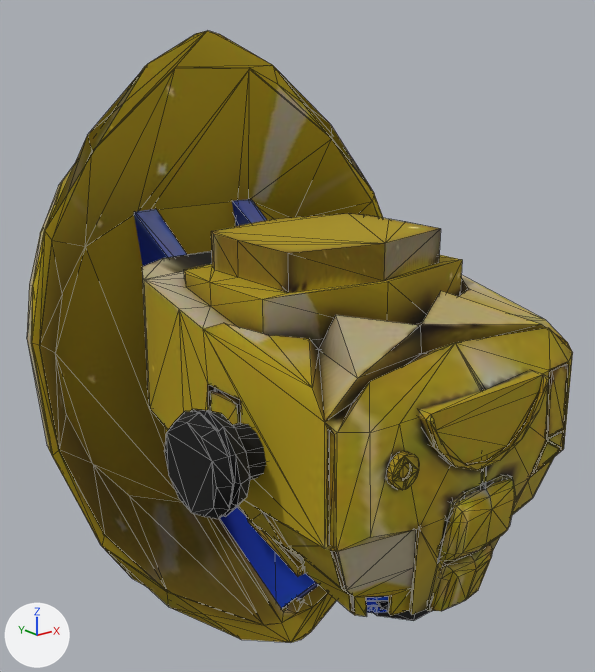
An edit to the glTF model public/3d/tank/S-27.glb, drawn before and after from the same camera.
Rendered twice from a 50 mm lens placed at (-1.91, -2.01, 2.54), pointed at (0.0, 0.38, 1.59). Lighting does not change. The marker at lower left points along +X, +Y and +Z. Mesh edges are drawn as thin lines. Vertices at the same position are counted once.

In view in the first picture: 'S-27'.
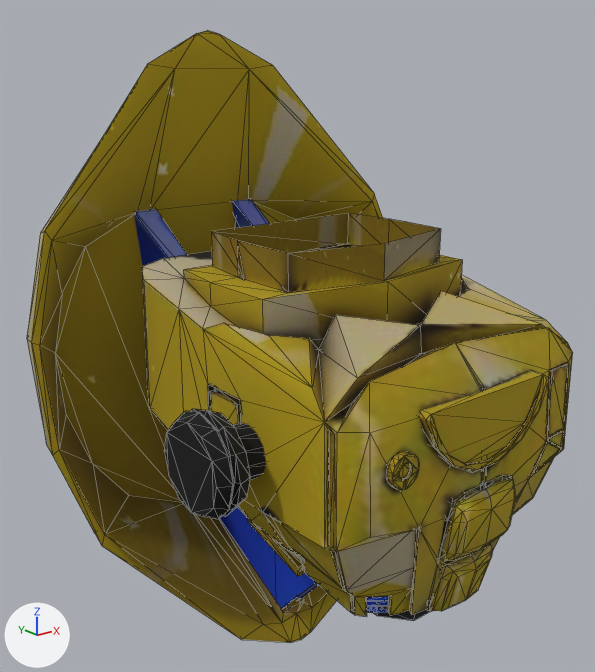
Location of each change, (x1, y1, x2, y2) in pixels of the pictures (595 x 672 px):
```json
{"part": 1, "of": "me_tank_chest_2_008", "change": "cut back", "before": [27, 31, 550, 642], "after": [211, 231, 512, 609]}
```

Edits to the scene script, one JSON object a line:
```json
{"block": "me_tank_chest_2_008", "where": "# used by ob_s_27; location = (0.0, 0.0, 0.0)"}
{"op": "remove", "block": "me_tank_chest_2_008", "code": "me_tank_chest_2_008.from_pydata(...)  # 1295 vertices, 2321 faces; spans x -0.92..0.92, y -0.6..1.27, z 0.21..2.72"}
{"op": "add", "block": "me_tank_chest_2_008", "code": "me_tank_chest_2_008.from_pydata(...)  # 1187 vertices, 2110 faces; spans x -0.92..0.92, y -0.6..1.27, z 0.21..2.72"}
{"block": "me_tank_chest_2_008", "change": "me_tank_chest_2_008 part 1: 10 vertices moved from x -0.16..0.16, y -0.54..-0.5, z 1.08..1.4 to x -0.15..0.15, y -0.54..-0.5, z 1.08..1.39; 119 vertices removed from x -0.92..0.92, y -0.56..1.13, z 0.33..2.58; 11 vertices added at x -0.36..0.06, y -0.56..1.25, z 0.8..2.02"}
```
